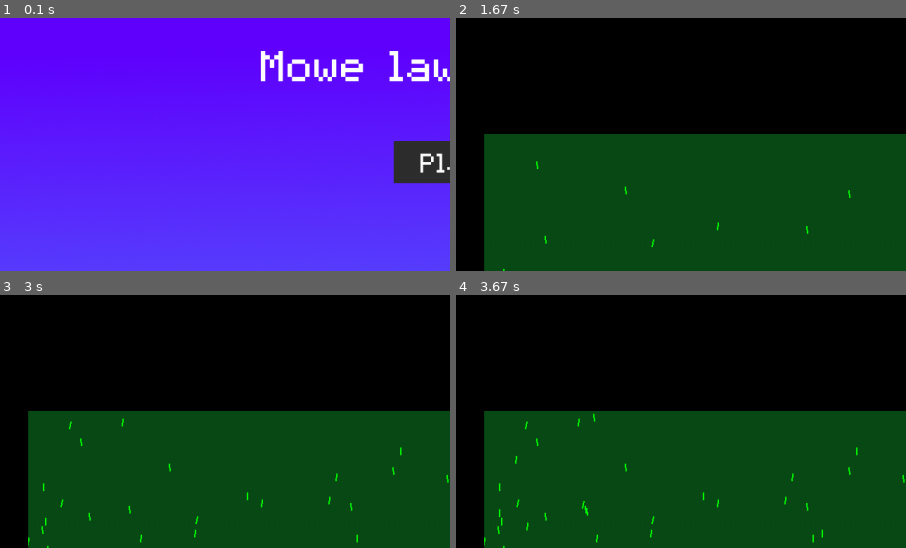
Above: before the commit, frames 1-4 (two rows, left to right).
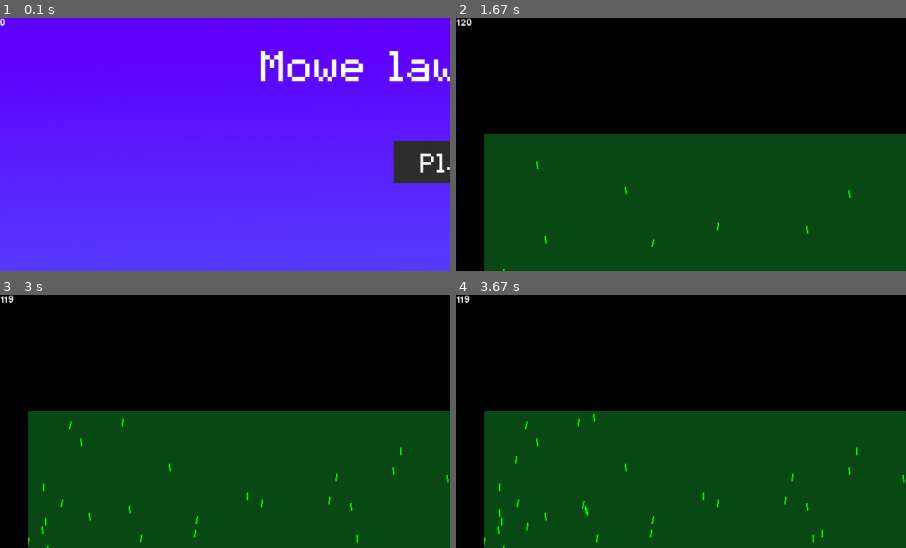
Above: after the commit, the same moments.

Repository: Acaippa/pygame-lawnmower
Game: pygame game, started from ver 0.3/main.py
Same seed, same stepped clock (60 frames per second), same inputs: the game is played once before the commit and once after it.
Inputs (mouse positions are % of the whole screen's width and height, from its top left):
- Up to frame 1 (0.1 s): no input
- Up to frame 2 (1.67 s): click (50, 28) at 0.38 s; click (17, 24) at 0.72 s
- Up to frame 3 (3 s): no input
- Up to frame 4 (3.67 s): no input
The pictures show only the part of the screen within x 0-50%, y 0-50%; the shares and areas given below are measured in that part.

The runs differ from the first frame. In frame 1, less than 0.1% of the frame differs, in the area x 0-2%, y 0-4%; in frame 2, less than 0.1%, in the area x 0-4%, y 0-4%; in frame 3, less than 0.1%; in frame 4, less than 0.1%.

Commit message:
Add fps text

Diff:
--- /dev/null
+++ b/ver 0.3/debug.py
@@ -0,0 +1,13 @@
+import pygame
+
+class Debug:
+	def __init__(self, **kwargs):
+		self.display_surface = pygame.display.get_surface()
+
+		self.font = pygame.font.Font(None, 20)
+
+		self.text = kwargs.get("text", "bruh")
+
+		self.rendered_font = self.font.render(str(self.text), True, "#ffffff")
+
+		self.display_surface.blit(self.rendered_font, (0, 0))
--- a/ver 0.3/display.py
+++ b/ver 0.3/display.py
@@ -1,6 +1,7 @@
 import pygame
 from modules.settings.json_manager import*
 from game import*
+from debug import*
 
 class Display:
 	def __init__(self):
@@ -34,4 +35,5 @@
 
 			self.delta_time = self.clock.tick(self.fps) / 1000
 			self.actual_fps = self.clock.get_fps()
+			Debug(text=int(self.actual_fps))
 			pygame.display.flip()
